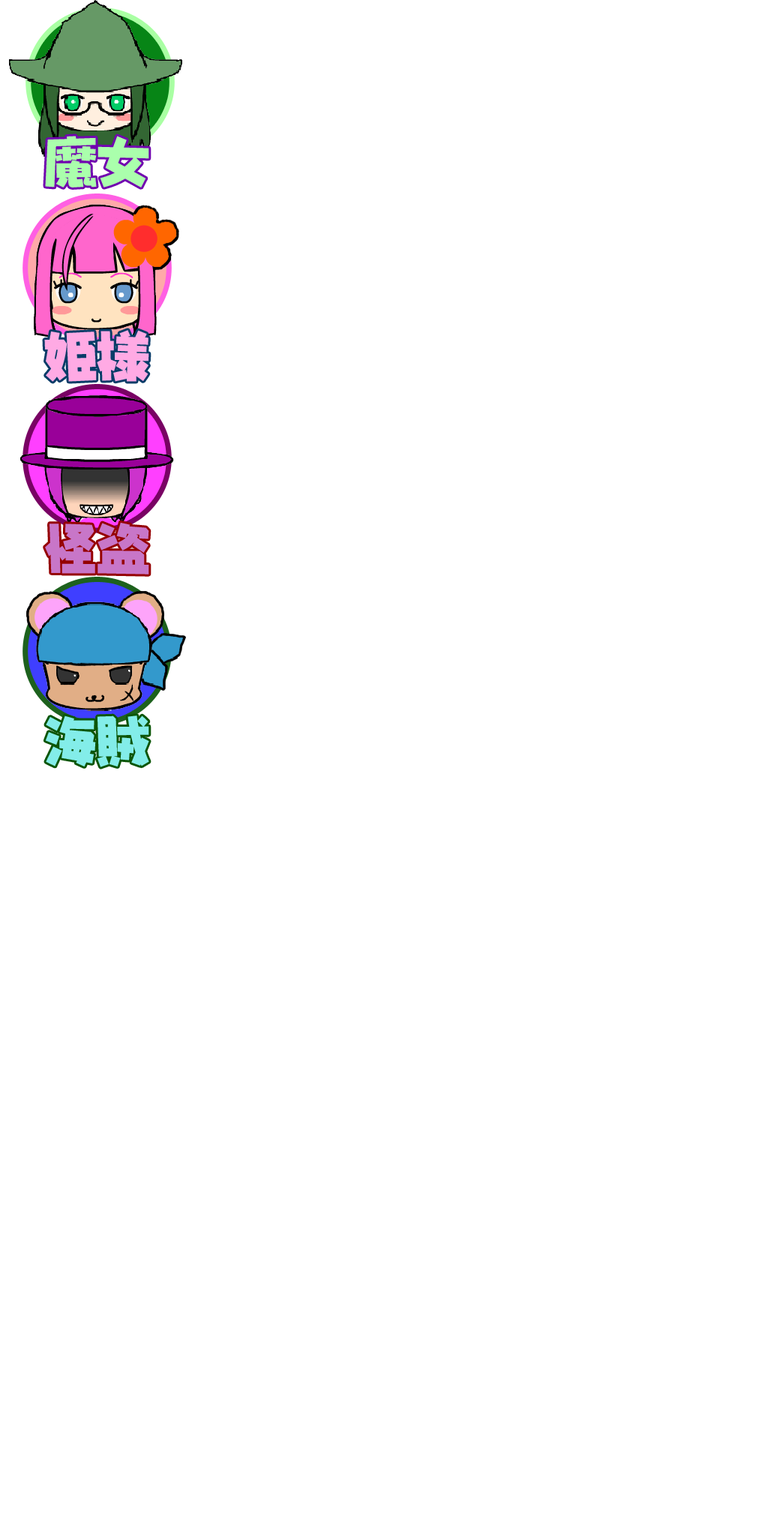
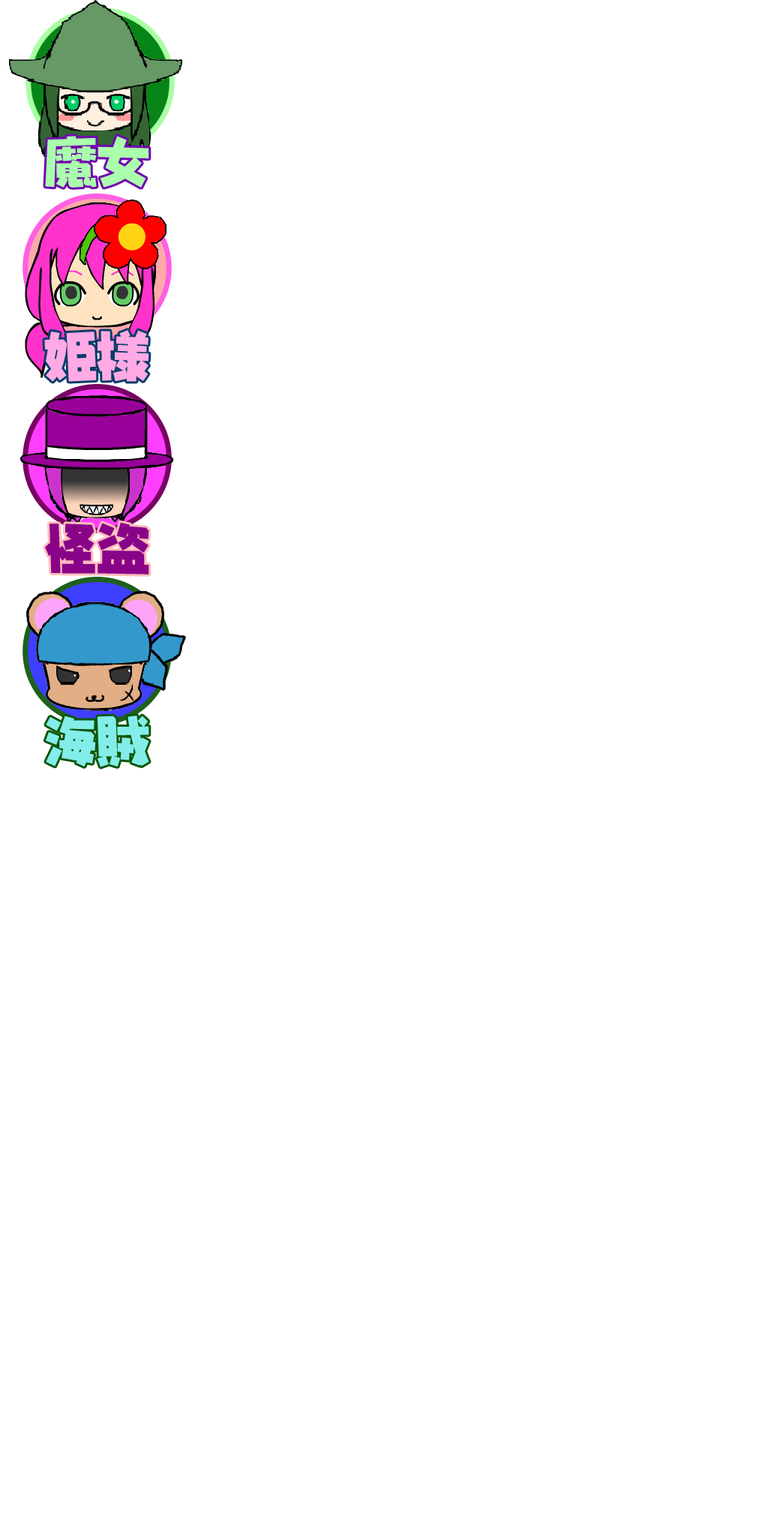
Before/after of a 768px x 1536px layered artwork. What changed in the layer stack:
painted on "怪盗" over (x1=44, y1=521, x2=150, y2=575)
renamed "シェイプ 1" to "シェイプ 2", moved it above "レイヤー 2", painted on it over (x1=24, y1=199, x2=180, y2=378)
